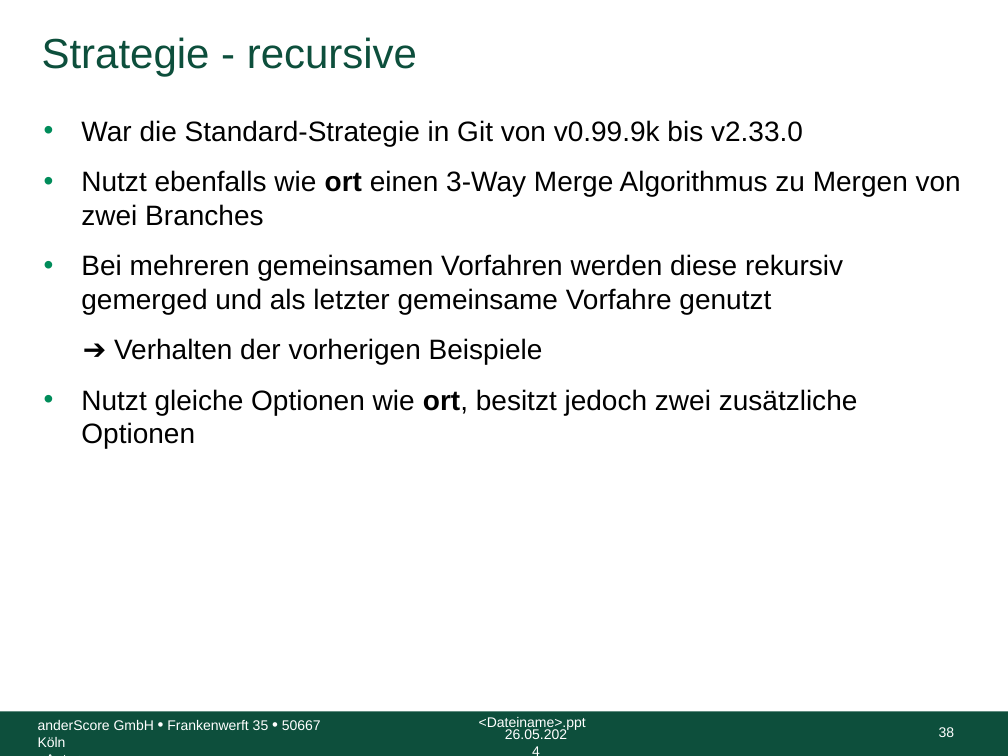
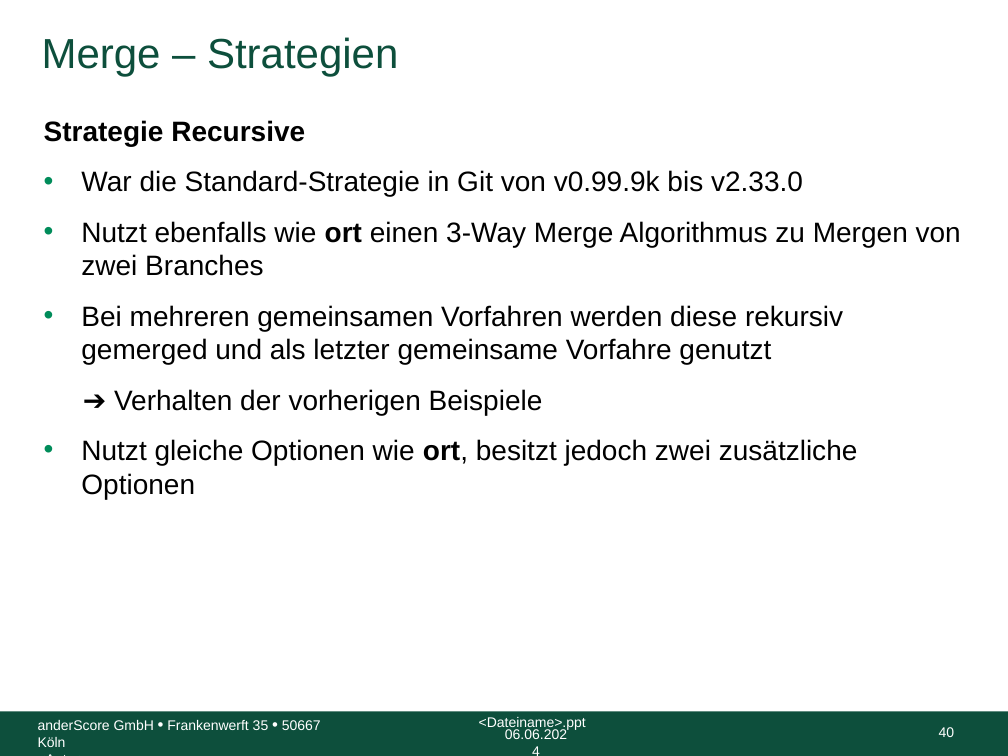
Before and after one commit to anderscore-gmbh/gitlab, a slide deck: slide 40 of slides/Tag-1_3-Merge-Rebase.pptx (slide 38 before the commit). Drawn at 1008x756 pixels with LibreOffice and Linux fonts; fonts in the diff are those of the drawing; background and template pictures are left out. Boxes give left, top, right and bottom in pixels: in the first picture for what was removed or moved away, otherwise in the second. Text is boxed around its words. In the diff, an @@ line names an element or a change of style, - is before the commit and + after.

```diff
--- a/slides/Tag-1_3-Merge-Rebase.pptx
+++ b/slides/Tag-1_3-Merge-Rebase.pptx
@@ title at [42, 37, 398, 76]: text changed @@
-Strategie - recursive
+Merge – Strategien
@@ text at [44, 120, 305, 146]: paragraph added @@
+Strategie Recursive
@@ text at [505, 729, 567, 739]: text changed @@
-26.05.2024
+06.06.2024
@@ page number at [939, 727, 955, 737]: text changed @@
-38
+40
```
Also in this commit, not shown: 79 other slides changed, 11 slides added, 9 slides removed, 5 other files.
